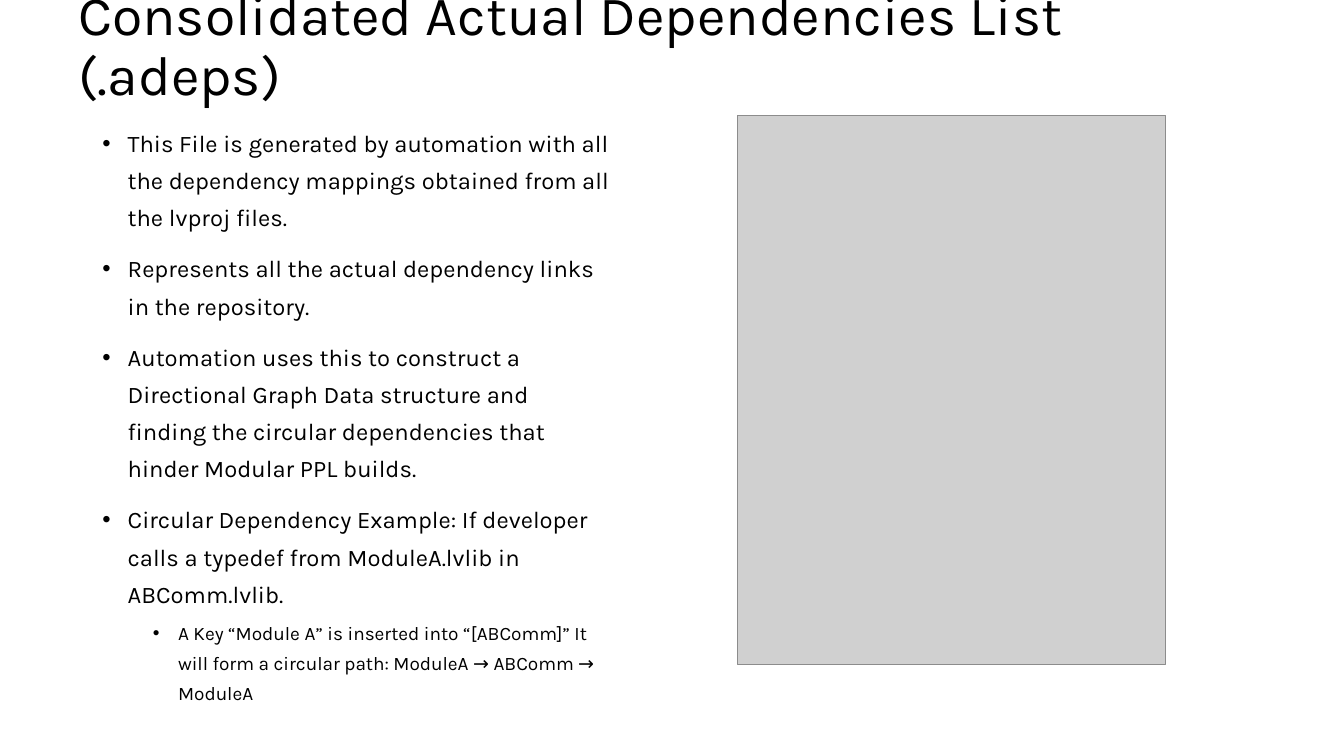
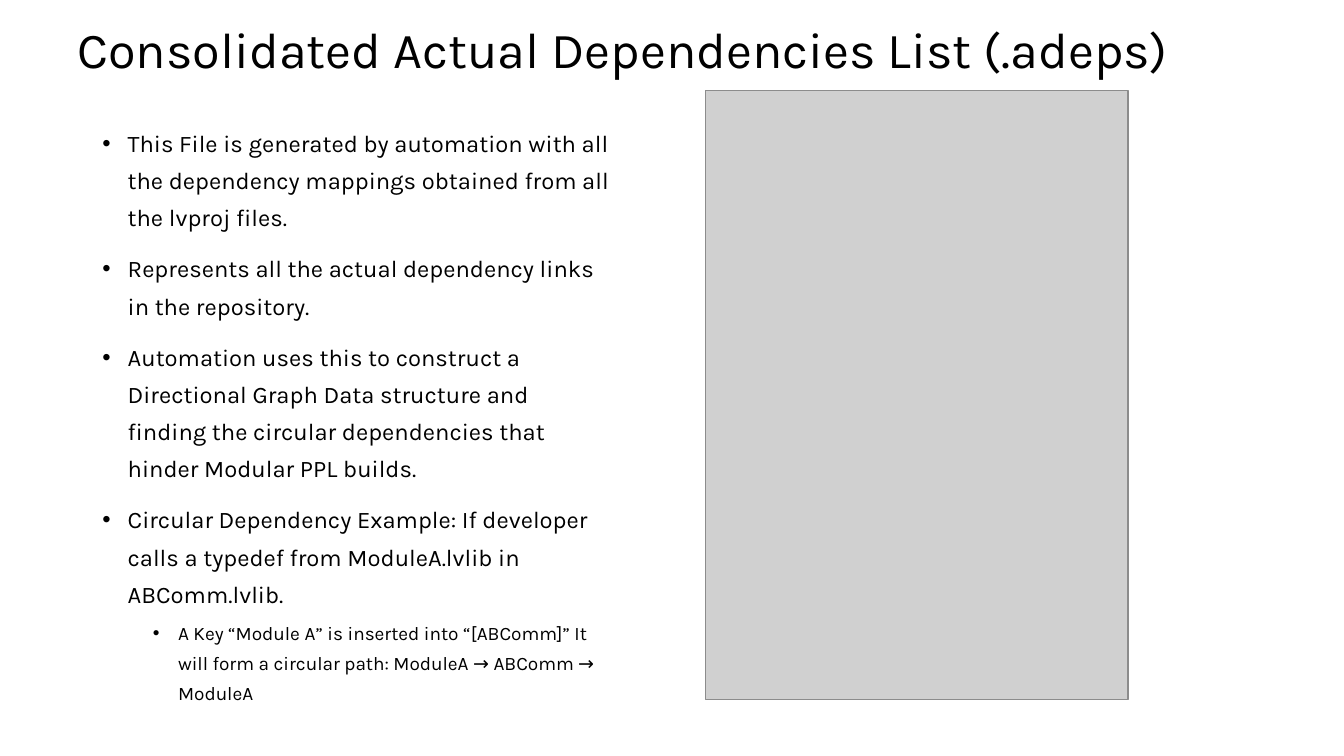
Before and after one commit to karthick-shanmuga/sw-deps-monitor, a slide deck: slide 10 of Docs/Automated Dependency Monitoring in CI Pipeline.pptx. Drawn at 1344x756 pixels with LibreOffice and Linux fonts; fonts in the diff are those of the drawing; grey boxes stand for pictures. Boxes give left, top, right and bottom in pixels: in the first picture for what was removed or moved away, otherwise in the second. Text is boxed around its words. In the diff, an @@ line names an element or a change of style, - is before the commit and + after.

Commit message:
Updated presentation with additional details and screenshots (#16)

```diff
--- a/Docs/Automated Dependency Monitoring in CI Pipeline.pptx
+++ b/Docs/Automated Dependency Monitoring in CI Pipeline.pptx
@@ title "Consolidated Actual Dependencies List (.adeps)" at [78, 31, 1168, 80]: size 39.6 to 36 pt @@
@@ picture: place and size @@
-picture at [738, 115, 1167, 664]
+picture at [706, 91, 1129, 700]
```
Also in this commit, not shown: 11 other slides changed, 5 slides added, 2 slides removed.
